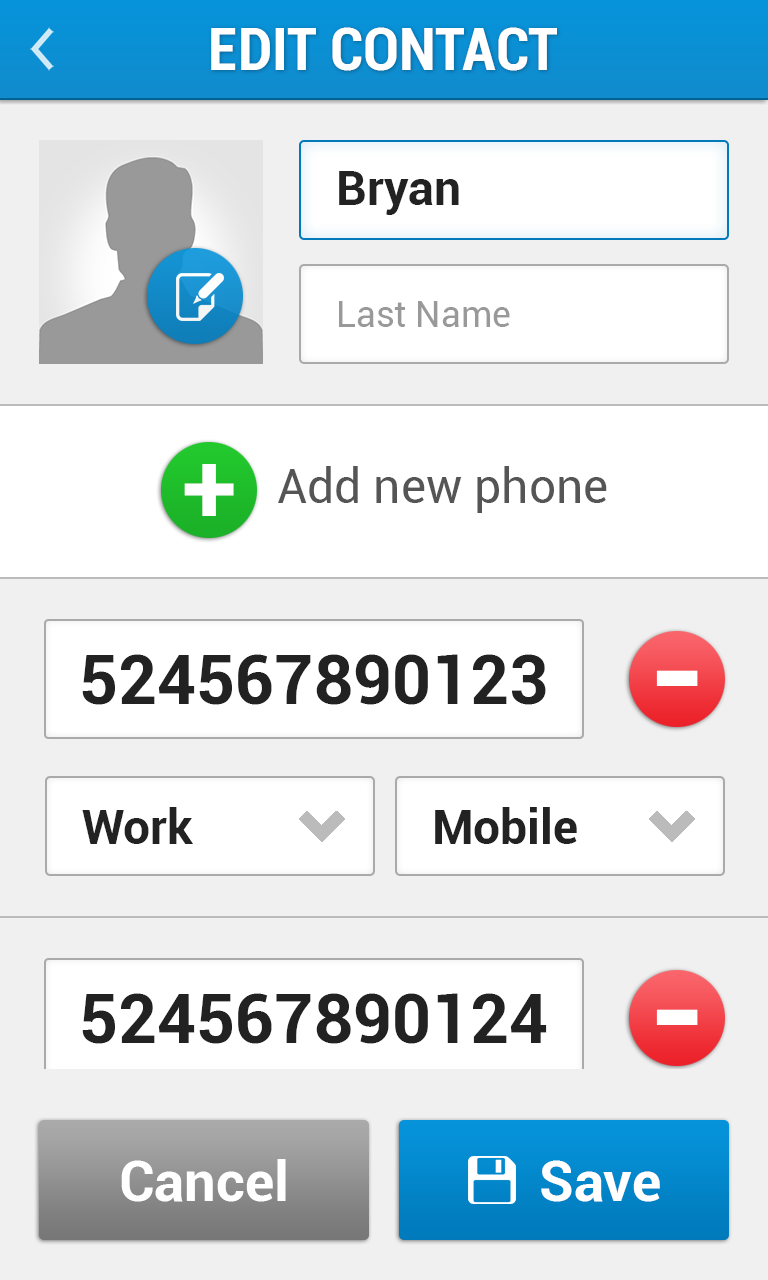
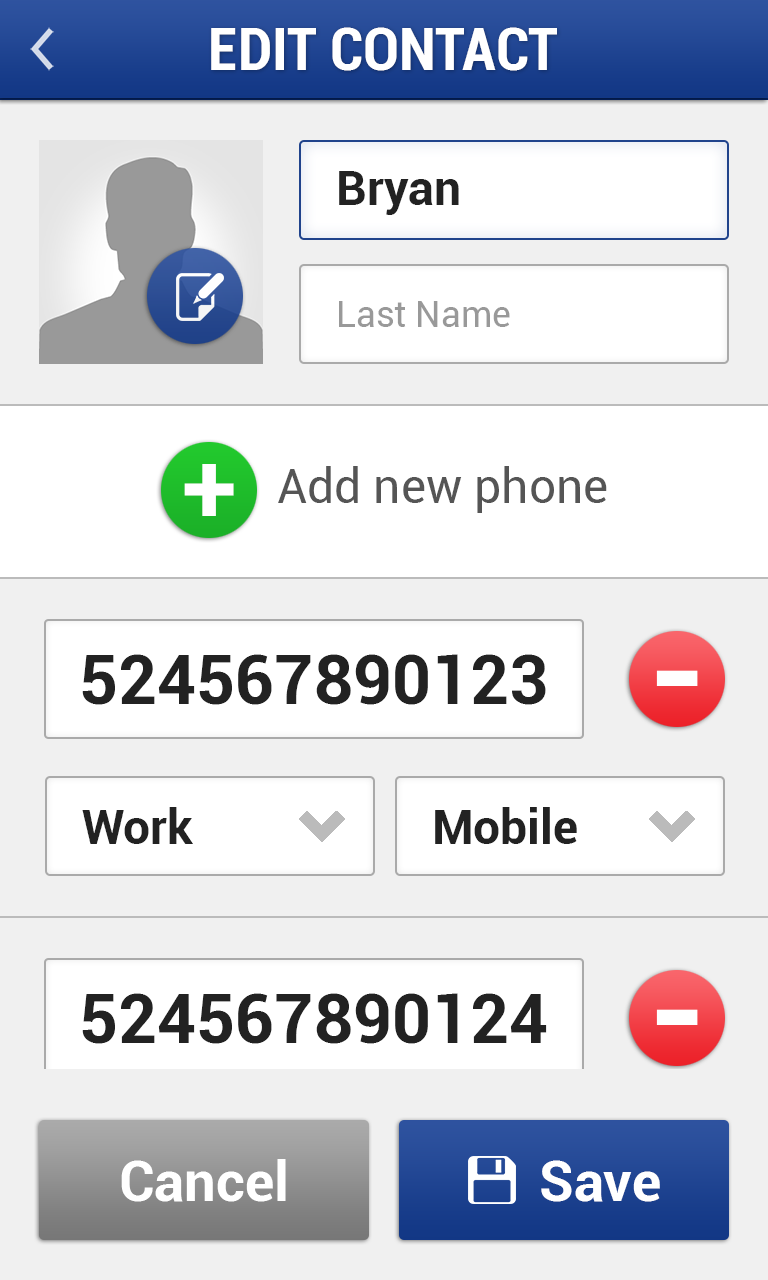
Layers edited between the first and the second 768 × 1280 image:
pixels changed over [0, 0, 768, 1240] (layer not identified)
